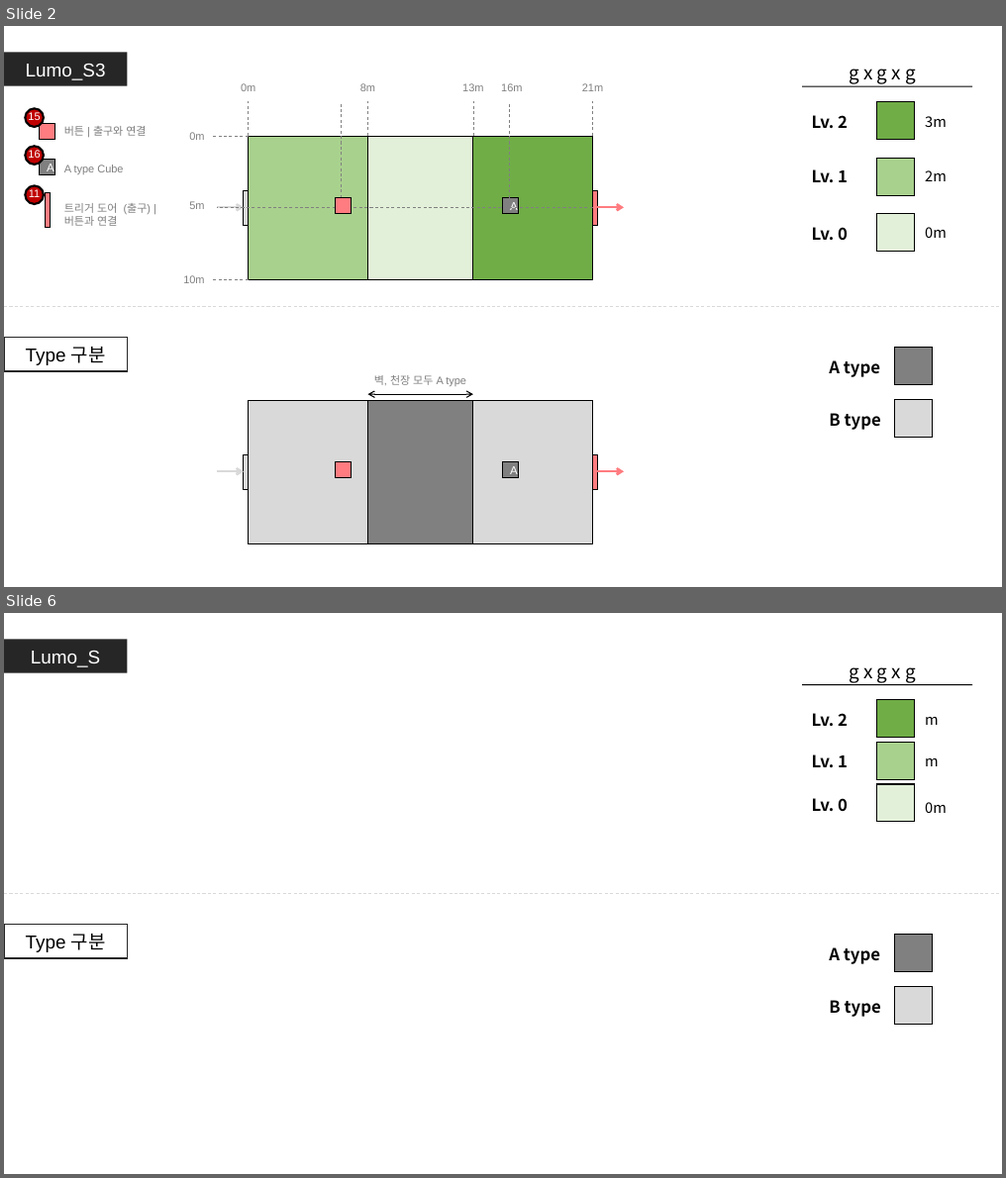
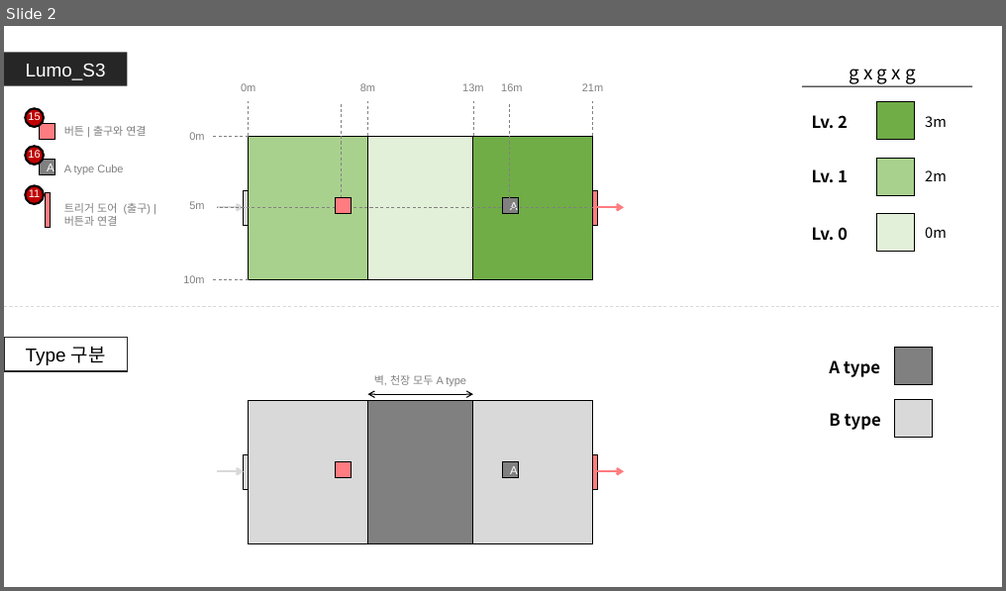
Before and after one commit to GGMGangsterHamster/GangsterHamster, a slide deck: Documents/Lumo_Stage.pptx. Shown one above the other, each under a label of ours: slides 2 and 6 before the commit, slide 2 after it; the slides between them are not shown. The pictures are 1006x1178 and 1006x591 pixels, drawn with LibreOffice and Linux fonts; fonts in the diff are those of the drawing. Boxes give left, top, right and bottom in pixels: in the first picture for what was removed or moved away, otherwise in the second. Text is boxed around its words. In the diff, an @@ line names an element or a change of style, - is before the commit and + after.

Commit message:
Lumo_S10 작성 완료

```diff
--- a/Documents/Lumo_Stage.pptx
+++ b/Documents/Lumo_Stage.pptx
@@ slide 6 removed at (x1=4, y1=613, x2=1002, y2=1174), background #FFFFFF @@
@@ rectangle removed at (x1=4, y1=639, x2=127, y2=673) @@
-Lumo_S
@@ text removed at (x1=848, y1=667, x2=916, y2=683) @@
-g x g x g
@@ line removed from (802, 685) to (973, 685) @@
@@ group removed at (x1=812, y1=700, x2=946, y2=822): 6 texts, 3 rectangles @@
-0m
-Lv. 0
-m
-Lv. 1
-m
-Lv. 2
@@ line removed from (4, 894) to (1002, 894) @@
@@ rectangle removed at (x1=4, y1=925, x2=127, y2=959) @@
-Type 구분
@@ group removed at (x1=829, y1=934, x2=933, y2=1024): 2 rectangles, 2 texts @@
-A type
-B type
```
Also in this commit, not shown: 3 slides changed, 8 slides added.
